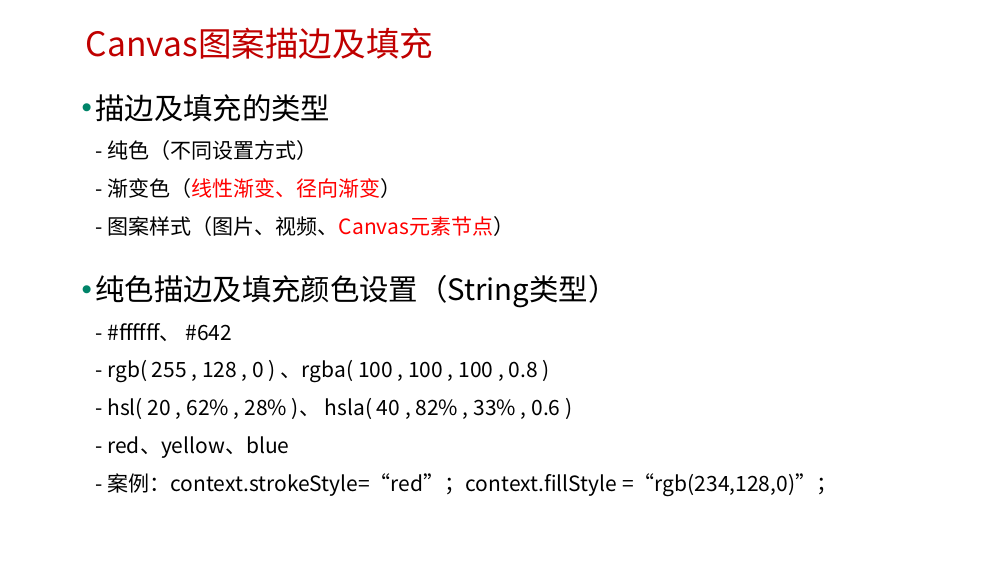
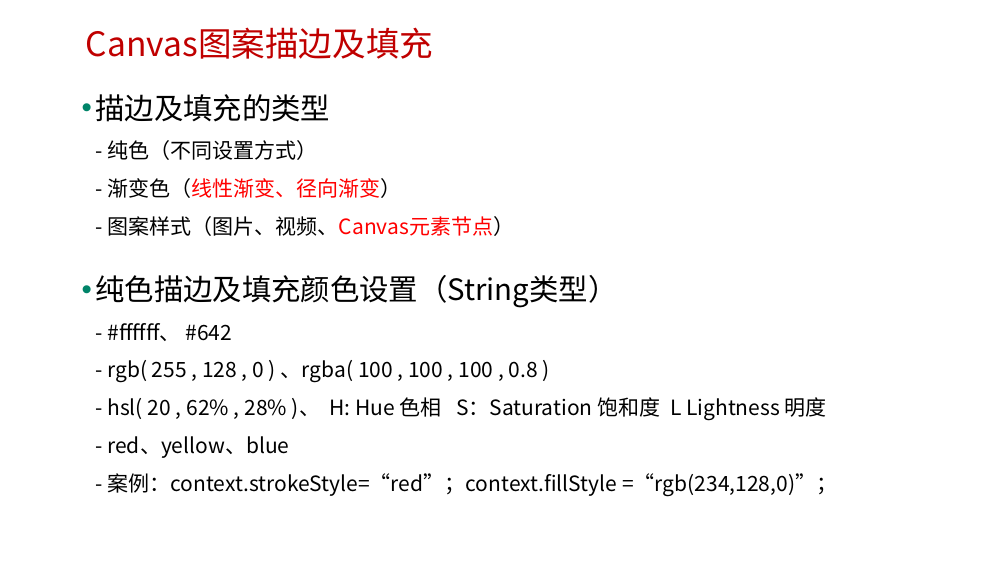
Before and after one commit to edu2act/course-H5-Animation-and-Game-Development, a slide deck: slide 21 of 课程PPT/（02）H5 Canvas图形绘制.pptx. Drawn at 1008x567 pixels with LibreOffice and Linux fonts; fonts in the diff are those of the drawing; background and template pictures are left out. Boxes give left, top, right and bottom in pixels: in the first picture for what was removed or moved away, otherwise in the second. Text is boxed around its words. In the diff, an @@ line names an element or a change of style, - is before the commit and + after.

```diff
--- a/课程PPT/（02）H5 Canvas图形绘制.pptx
+++ b/课程PPT/（02）H5 Canvas图形绘制.pptx
@@ text at <box>95,275,837,496</box>: text changed @@
-• 纯色描边及填充颜色设置（String类型）
-  - #ffffff、 #642
-  - rgb( 255 , 128 , 0 ) 、rgba( 100 , 100 , 100 , 0.8 )
-  - hsl( 20 , 62% , 28% )、 hsla( 40 , 82% , 33% , 0.6 )
-  - red、yellow、blue
-  - 案例：context.strokeStyle=“red”；context.fillStyle =“rgb(234,128,0)”；
+• 纯色描边及填充颜色设置（String类型）
+  - #ffffff、 #642
+  - rgb( 255 , 128 , 0 ) 、rgba( 100 , 100 , 100 , 0.8 )
+  - hsl( 20 , 62% , 28% )、 H: Hue 色相 S：Saturation 饱和度 L Lightness 明度
+  - red、yellow、blue
+  - 案例：context.strokeStyle=“red”；context.fillStyle =“rgb(234,128,0)”；
```
Also in this commit, not shown: 9 other files.
